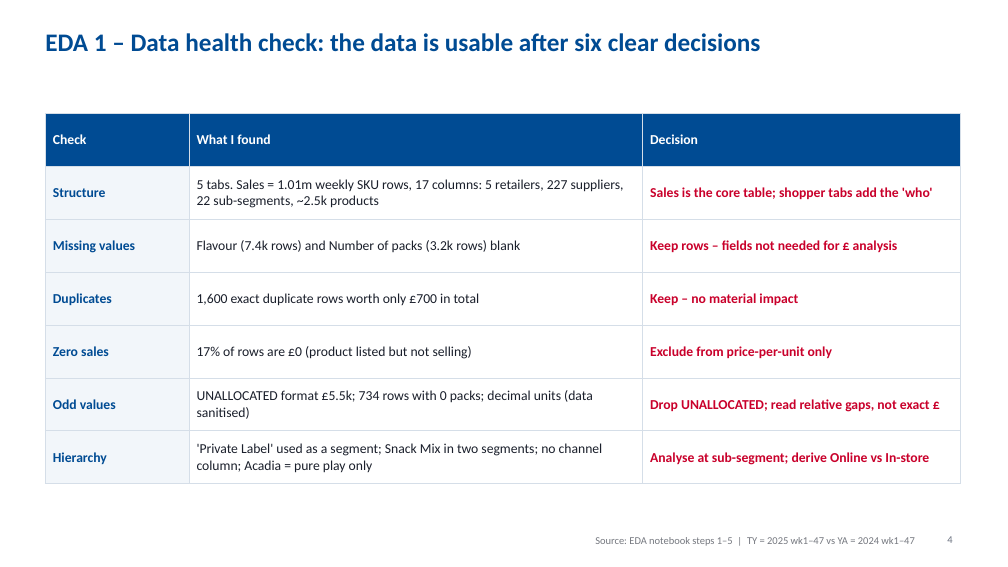
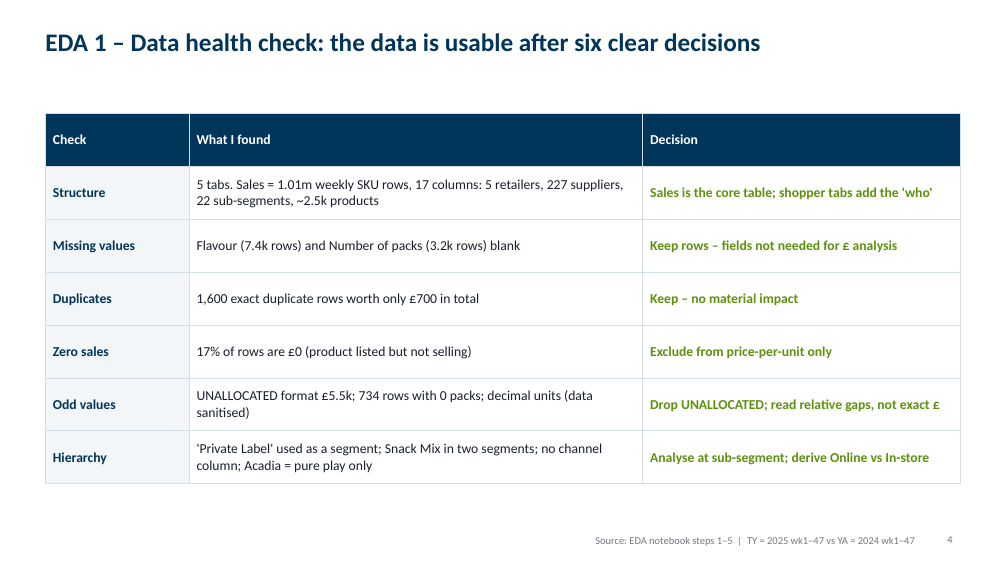
Before and after one commit to harshjunekumar/test-sample, a slide deck: slide 4 of case_study/PepsiCo_Savoury_Case_Study_Deck.pptx. Drawn at 1008x567 pixels with LibreOffice and Linux fonts; fonts in the diff are those of the drawing. Boxes give left, top, right and bottom in pixels: in the first picture for what was removed or moved away, otherwise in the second. Text is boxed around its words. In the diff, an @@ line names an element or a change of style, - is before the commit and + after.

```diff
--- a/case_study/PepsiCo_Savoury_Case_Study_Deck.pptx
+++ b/case_study/PepsiCo_Savoury_Case_Study_Deck.pptx
@@ title "EDA 1 – Data health ..." at bbox=[45, 33, 760, 52]: text colour #004B93 to #02355A @@
@@ table at bbox=[45, 113, 960, 477] @@
@@ fill #004B93 to #02355A in row 1 @@
@@ fill #F2F6FA to #F2F6F9 in 6 cells @@
@@ text colour #004B93 to #02355A in "Structure", "Missing values", "Duplicates", "Zero sales" and 2 more places @@
@@ text colour #C9002B to #5E910D in "Sales is the core table; shopper tabs ...", "Keep rows – fields not needed for ...", "Keep – no material impact", "Exclude from price-per-unit only" and 2 more places @@
```
Also in this commit, not shown: 10 other slides changed.
